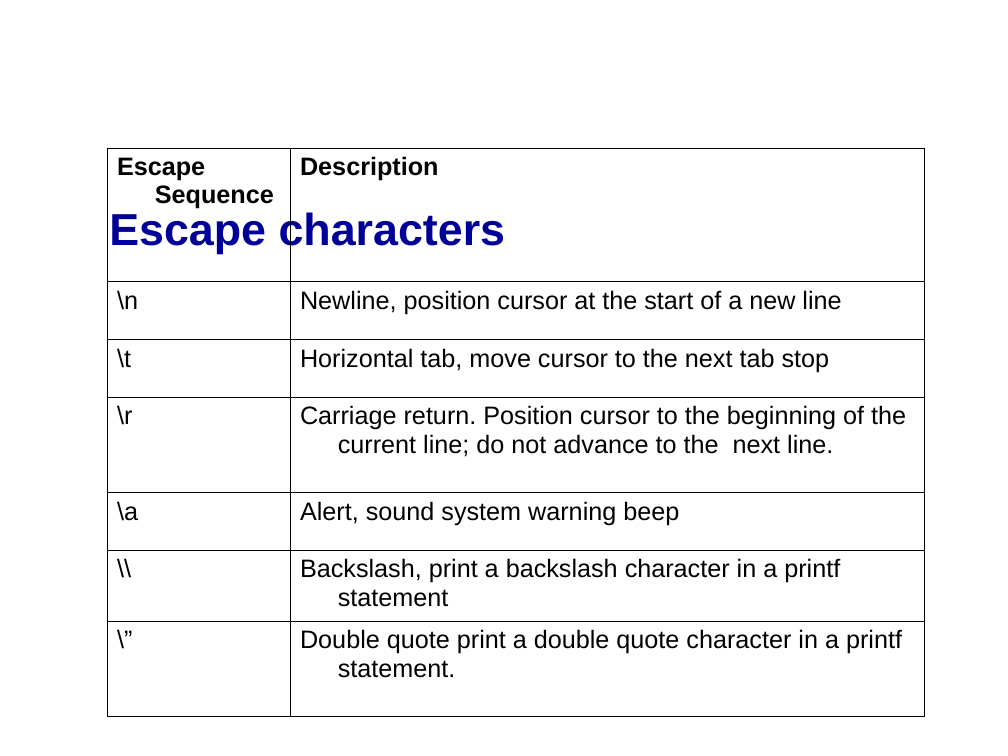
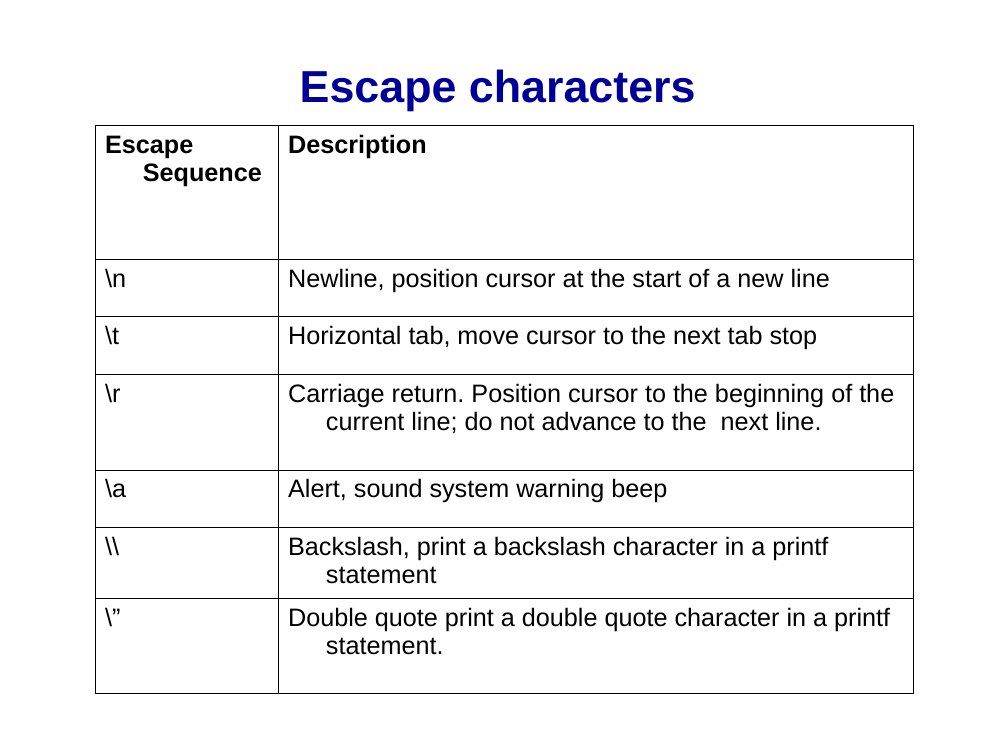
Before and after one commit to mikeg64/iome, a slide deck: slide 17 of src/examples/course/c/presentation/IntrotoC1.ppt. Drawn at 1008x756 pixels with LibreOffice and Linux fonts; fonts in the diff are those of the drawing; background and template pictures are left out. Boxes give left, top, right and bottom in pixels: in the first picture for what was removed or moved away, otherwise in the second. Text is boxed around its words. In the diff, an @@ line names an element or a change of style, - is before the commit and + after.

```diff
--- a/src/examples/course/c/presentation/IntrotoC1.ppt
+++ b/src/examples/course/c/presentation/IntrotoC1.ppt
@@ title "Escape characters" moved from (x1=109, y1=210, x2=506, y2=254) to (x1=300, y1=69, x2=696, y2=111) @@
@@ table moved from (x1=107, y1=148, x2=925, y2=717) to (x1=95, y1=125, x2=913, y2=694) @@
```
Also in this commit, not shown: 28 other slides changed, 2 slides added, 1 other file.
